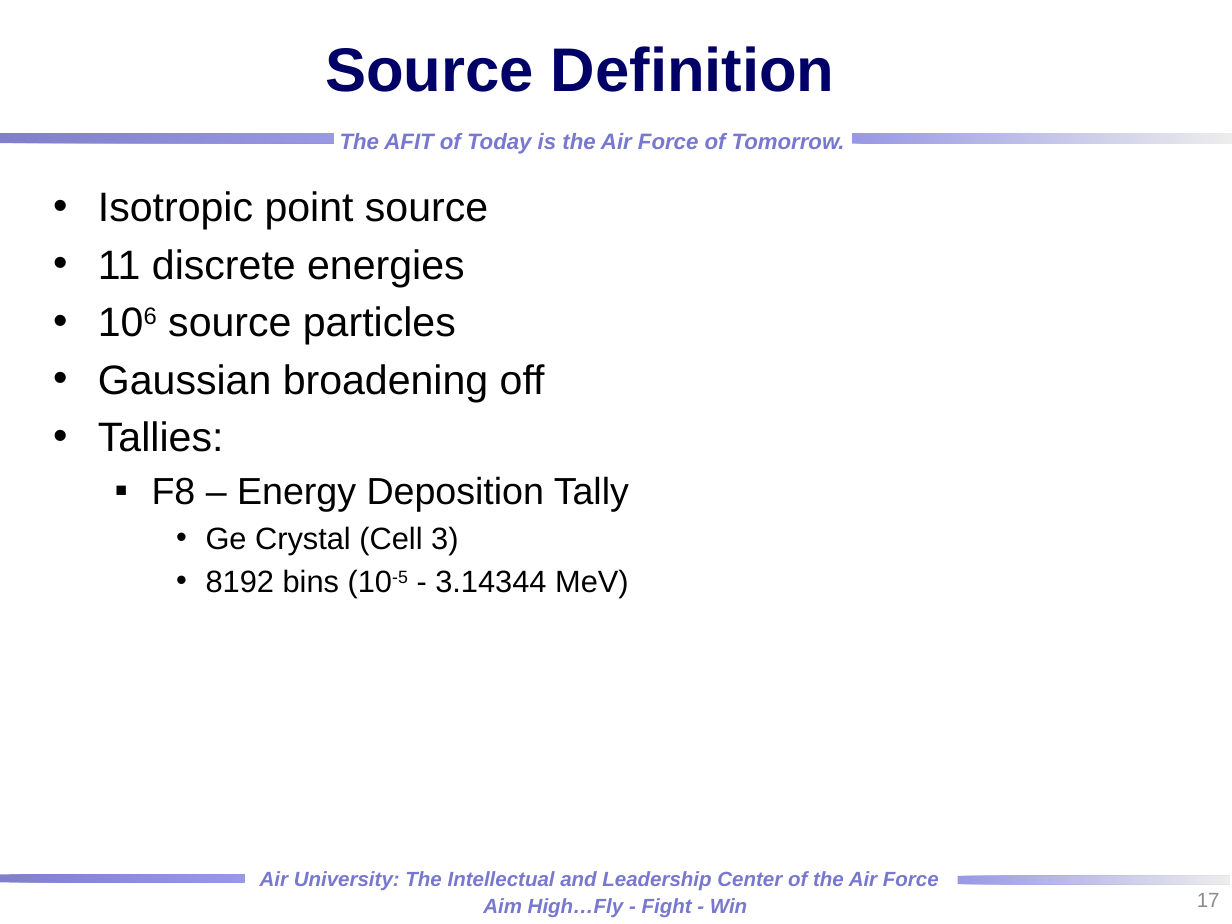
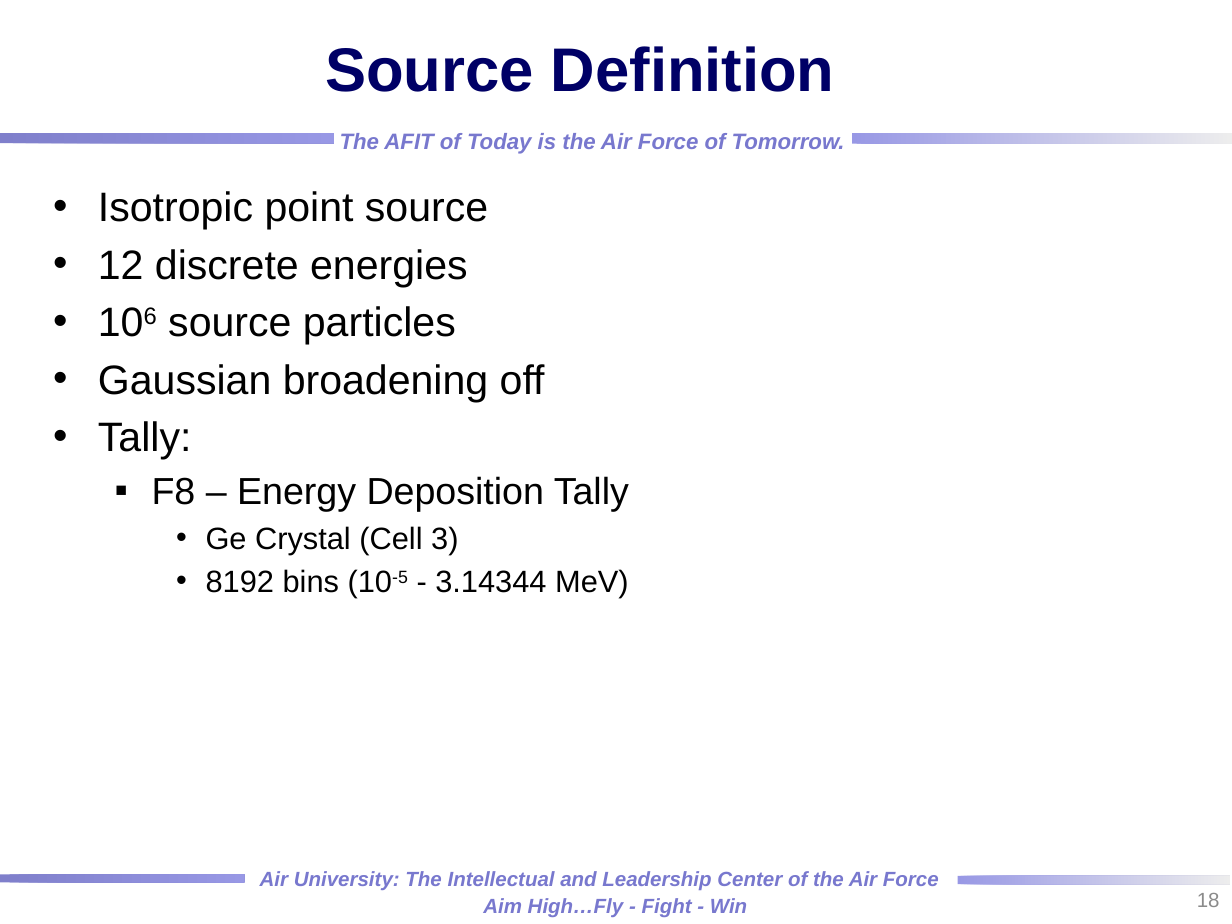
Before and after one commit to rtorzilli/GeDetector-Project, a slide deck: slide 18 of Report/HPGe_Automation Optimization_MCNP_Model.pptx (slide 17 before the commit). Drawn at 1232x924 pixels with LibreOffice and Linux fonts; fonts in the diff are those of the drawing; background and template pictures are left out. Boxes give left, top, right and bottom in pixels: in the first picture for what was removed or moved away, otherwise in the second. Text is boxed around its words. In the diff, an @@ line names an element or a change of style, - is before the commit and + after.

```diff
--- a/Report/HPGe_Automation Optimization_MCNP_Model.pptx
+++ b/Report/HPGe_Automation Optimization_MCNP_Model.pptx
@@ text at [98,249,468,287]: text changed @@
-• 11 discrete energies
+• 12 discrete energies
@@ text at [98,421,192,459]: text changed @@
-• Tallies:
+• Tally:
@@ page number at [1197,893,1220,907]: text changed @@
-17
+18
```
Also in this commit, not shown: 15 other slides changed, 1 slide added, 1 slide removed.
